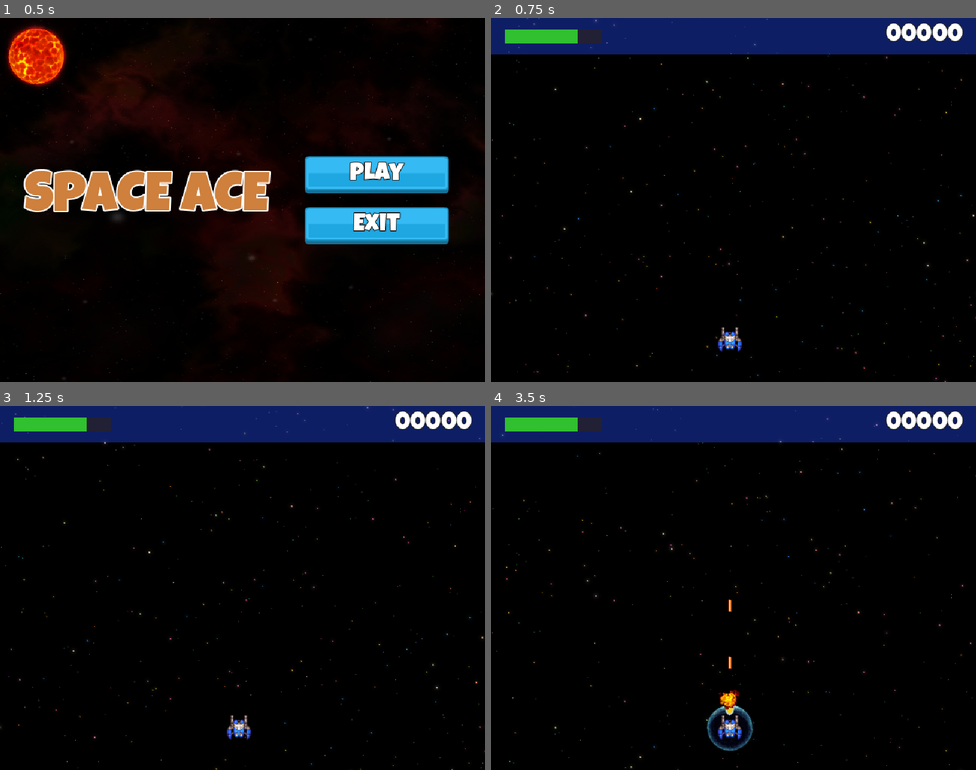
Above: before the commit, frames 1-4 (two rows, left to right).
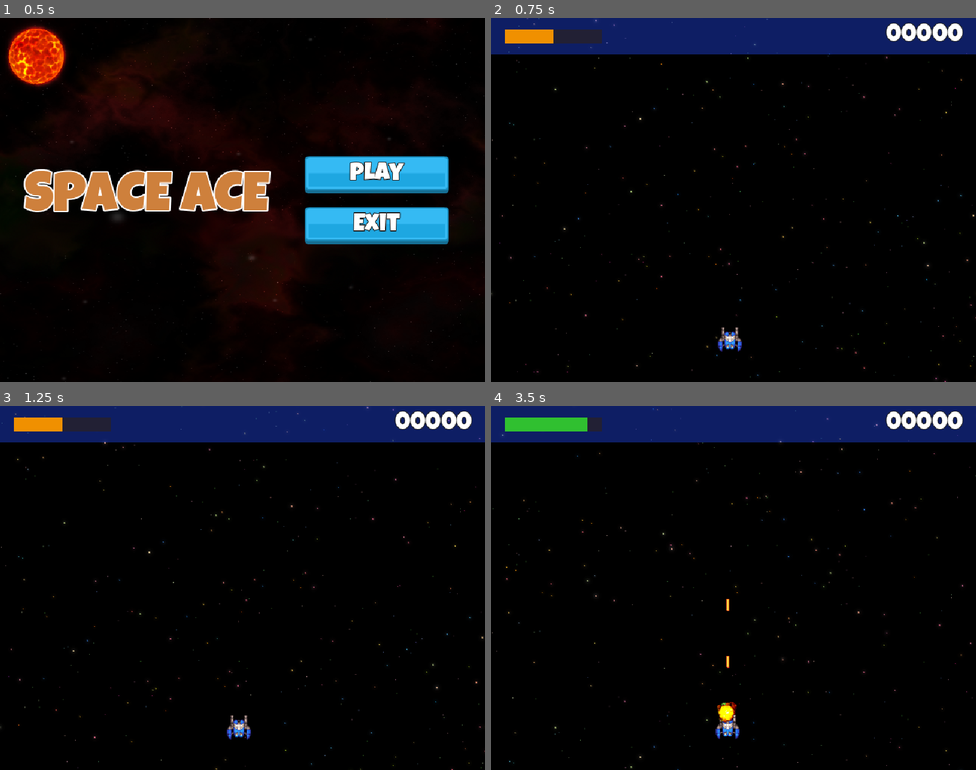
Above: after the commit, the same moments.

Repository: KaNywTipm/Final_Project_SpaceAce
Game: Godot game, scene res://Scenes/Main/Main.tscn
Two runs of this game, one before a commit and one after it. Both use one fixed random seed, a clock stepped at 60 frames per second and the inputs below.
Inputs:
- Up to frame 1 (0.5 s): no input
- Up to frame 2 (0.75 s): click "Play" at 0.5 s
- Up to frame 3 (1.25 s): no input
- Up to frame 4 (3.5 s): tap T (test) at 1.35, 2.1, 2.85 s

Frame 1 is identical in both runs. In frame 2, 0.6% of the frame differs, in the area x 2-18%, y 3-7%; in frame 3, 0.6%; in frame 4, 1.0%, in the area x 17-55%, y 3-95%.

Commit message:
Player health boost

Diff:
--- a/Globals/SignalHub.gd
+++ b/Globals/SignalHub.gd
@@ -1,6 +1,7 @@
 extends Node
 
 
+signal on_player_health_bonus(v: int)
 signal on_player_hit(v: int)
 signal on_score_updated(v: int)
 signal on_create_explosion(pos: Vector2, anim_name: String)
@@ -11,6 +12,9 @@
 	dir: Vector2,
 	speed: float,
 	bull_type: BulletBase.BulletType)
+
+func emit_on_player_health_bonus(v: int):
+	on_player_health_bonus.emit(v)
 
 func emit_on_create_bullet(pos: Vector2,
 	dir: Vector2,
--- a/Scenes/GameUi/GameUi.gd
+++ b/Scenes/GameUi/GameUi.gd
@@ -2,9 +2,15 @@
 
 
 @onready var health_bar: HealthBar = $ColorRect/MarginContainer/HealthBar
+@onready var sound: AudioStreamPlayer = $Sound
 
 func _enter_tree() -> void:
 	SignalHub.on_player_hit.connect(on_player_hit)
+	SignalHub.on_player_health_bonus.connect(on_player_health_bonus)
+
+func on_player_health_bonus(v: int) -> void:
+	health_bar.incr_value(v)
+	sound.play()
 
 func on_player_hit(v: int) -> void:
 	health_bar.take_damage(v)
--- a/Scenes/GameUi/GameUi.tscn
+++ b/Scenes/GameUi/GameUi.tscn
@@ -1,8 +1,9 @@
-[gd_scene load_steps=4 format=3 uid="uid://b0ck5ev7q31md"]
+[gd_scene load_steps=5 format=3 uid="uid://b0ck5ev7q31md"]
 
 [ext_resource type="PackedScene" uid="uid://bm01xikyplp00" path="res://Scenes/HealthBar/HealthBar.tscn" id="1_anb74"]
 [ext_resource type="Script" uid="uid://v6823io3f4ot" path="res://Scenes/GameUi/GameUi.gd" id="1_anolp"]
 [ext_resource type="LabelSettings" uid="uid://6le1jsubhtux" path="res://Resources/lg_white_32.tres" id="2_anolp"]
+[ext_resource type="AudioStream" uid="uid://boct87hp6wlp1" path="res://assets/sounds/powerup/health_16.wav" id="4_tt7lr"]
 
 [node name="GameUi" type="Control"]
 layout_mode = 3
@@ -36,7 +37,7 @@
 layout_mode = 2
 size_flags_horizontal = 0
 size_flags_vertical = 4
-start_health = 75
+start_health = 50
 
 [node name="Label" type="Label" parent="ColorRect/MarginContainer"]
 layout_mode = 2
@@ -44,4 +45,7 @@
 text = "00000"
 label_settings = ExtResource("2_anolp")
 
+[node name="Sound" type="AudioStreamPlayer" parent="."]
+stream = ExtResource("4_tt7lr")
+
 [connection signal="died" from="ColorRect/MarginContainer/HealthBar" to="." method="_on_health_bar_died"]
--- a/Scenes/Level/Level.gd
+++ b/Scenes/Level/Level.gd
@@ -11,5 +11,5 @@
 		)
 		SignalHub.emit_on_create_powerup(
 			Vector2(315,350),
-			PowerUp.PowerUpType.Shield
+			PowerUp.PowerUpType.Health
 		)
--- a/Scenes/Player/Player.gd
+++ b/Scenes/Player/Player.gd
@@ -5,6 +5,9 @@
 
 
 const GROUP_NAME: String = "Player"
+
+
+@export var health_boost: int = 25
 
 
 @onready var sprite_2d: Sprite2D = $Sprite2D
@@ -30,5 +33,7 @@
 		match area.power_up_type:
 			PowerUp.PowerUpType.Shield:
 				shield.enable_shield()
+			PowerUp.PowerUpType.Health:
+				SignalHub.emit_on_player_health_bonus(health_boost)
 	elif area is Projectile:
 		SignalHub.emit_on_player_hit(area.get_damage())
